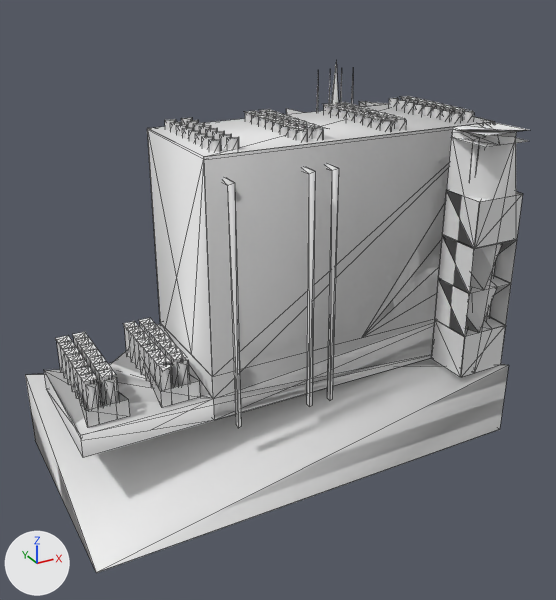
Two versions of the OBJ model TacviewAssets/Meshes/factory_tall.obj, one commit apart.
Camera for both pictures: a 50 mm lens placed at (-93.4, -154.4, 72.2), pointed at (-10.9, -4.4, -2.8). The lights are fixed; the arrows at lower left show +X, +Y and +Z. Mesh edges are drawn as thin lines. Where no turn or scale is listed for an object, it has been applied to the vertices. Vertices at the same position are counted once.

The first picture shows 'factory_tall'.
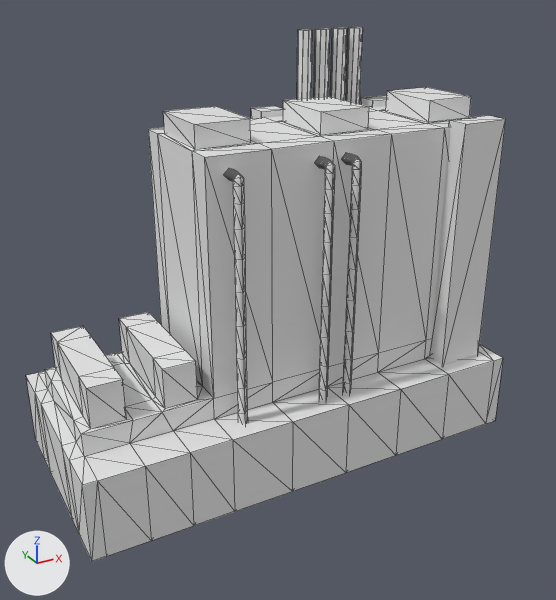
Patch to the scene script:
```diff
--- a/TacviewAssets/Meshes/factory_tall.obj.py
+++ b/TacviewAssets/Meshes/factory_tall.obj.py
@@ me_factory_tall @@
 # used by ob_factory_tall; location = (0.0, 0.0, 0.0)
-me_factory_tall.from_pydata(...)  # 1120 vertices, 976 faces; spans x -66.7..44.7, y -27.8..27.5, z -43.8..49.1
+me_factory_tall.from_pydata(...)  # 622 vertices, 1196 faces; spans x -66.6..46.3, y -24.3..27.0, z -43.5..56.5
+# me_factory_tall part 1: a new loose piece, an 8-sided cylinder along z spanning x 24.2..28.1, y 19.4..23.3, z -38.8..56.5
+# me_factory_tall part 2: a new loose piece, an 8-sided cylinder along z spanning x 19.3..23.1, y 19.4..23.3, z -38.8..56.5
+# me_factory_tall part 3: a new loose piece, an 8-sided cylinder along z spanning x 14.2..18.0, y 19.4..23.3, z -38.8..56.5
+# me_factory_tall part 4: a new loose piece, an 8-sided cylinder along z spanning x 9.0..12.9, y 19.4..23.3, z -38.8..56.5
+# me_factory_tall part 5: a new loose piece, a box spanning x 29.5..41.6, y 16.8..22.5, z -26.1..38.3
+# me_factory_tall part 6: a new loose piece, a box spanning x -3.9..2.8, y 16.8..22.5, z -26.1..38.3
+# me_factory_tall part 7: a new loose piece, a box spanning x 29.5..41.6, y -19.7..-14.1, z -26.1..38.3
+# me_factory_tall part 8: the loose piece of 30 vertices spanning x -63.8..42.9, y -15.0..17.4, z -24.1..36.9 is rebuilt with 226 vertices and now spans x -66.6..46.3, y -24.3..27.0, z -43.5..41.9
+# me_factory_tall part 9: the loose piece of 9 vertices spanning x -29.8..-28.2, y -19.1..-11.2, z -25.1..32.4 is rebuilt with 100 vertices and now spans x -29.2..-26.7, y -20.2..-14.6, z -32.5..34.2
+# me_factory_tall part 10: the loose piece of 9 vertices spanning x -5.2..-3.6, y -19.1..-11.2, z -25.1..32.4 is rebuilt with 100 vertices and now spans x -7.7..-5.2, y -20.2..-14.6, z -32.5..34.2
+# me_factory_tall part 11: a new loose piece of 100 vertices spanning x -0.8..1.6, y -20.2..-14.6, z -32.5..34.2
+# me_factory_tall part 12: 201 loose pieces with 1034 vertices, spanning x -61.7..43.1, y -26.8..25.7, z -39.0..49.1, are deleted
+# me_factory_tall part 13
+# 38 vertices are removed from x -66.7..44.7, y -27.8..27.5, z -43.8..36.9
+# 45 faces are deleted
```

Where the change shows, as pixel boxes (x1, y1, x2, y2) in the pictures (556 x 600 px):
'factory_tall', reshaped: before (25, 65, 528, 573); after (26, 27, 506, 561)
part 1 of me_factory_tall, added: after (346, 27, 363, 104)
part 2 of me_factory_tall, added: after (330, 28, 347, 100)
part 3 of me_factory_tall, added: after (314, 29, 330, 97)
part 4 of me_factory_tall, added: after (297, 29, 312, 99)
part 5 of me_factory_tall, added: after (360, 95, 387, 107)
part 6 of me_factory_tall, added: after (251, 106, 283, 119)
part 7 of me_factory_tall, added: after (430, 115, 506, 365)
part 8 of me_factory_tall, rebuilt: before (44, 124, 472, 424); after (26, 87, 503, 561)
part 9 of me_factory_tall, rebuilt: before (222, 178, 241, 428); after (224, 168, 247, 424)
part 10 of me_factory_tall, rebuilt: before (325, 164, 339, 401); after (314, 156, 335, 400)
part 11 of me_factory_tall, added: after (341, 153, 361, 393)
part 12 of me_factory_tall, deleted: before (55, 65, 527, 428)
part 13 of me_factory_tall, deleted: before (25, 104, 528, 573)
